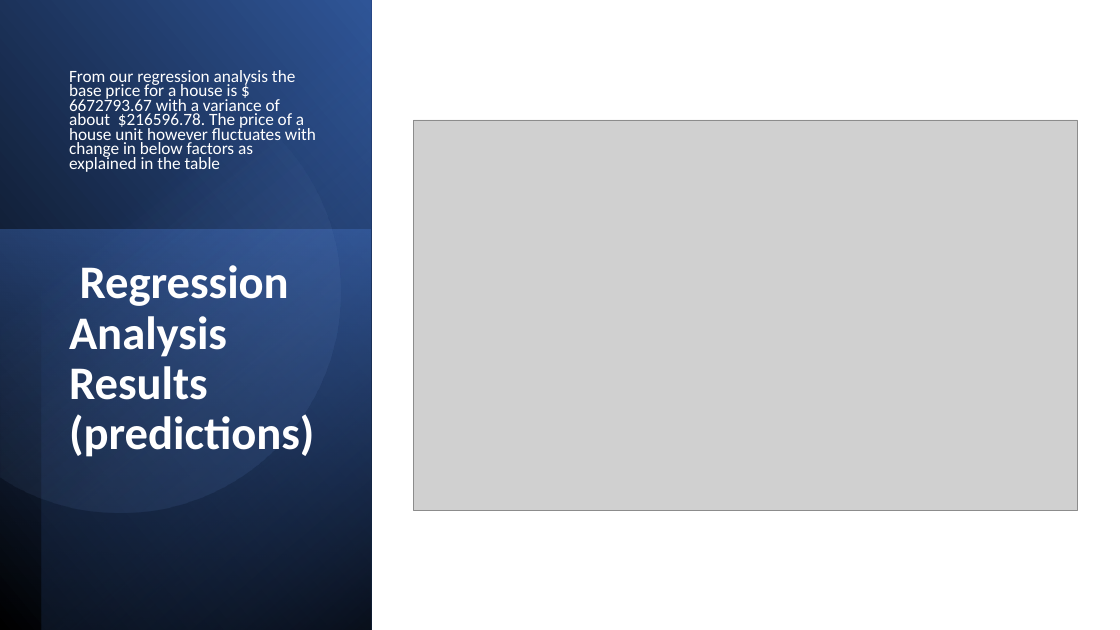
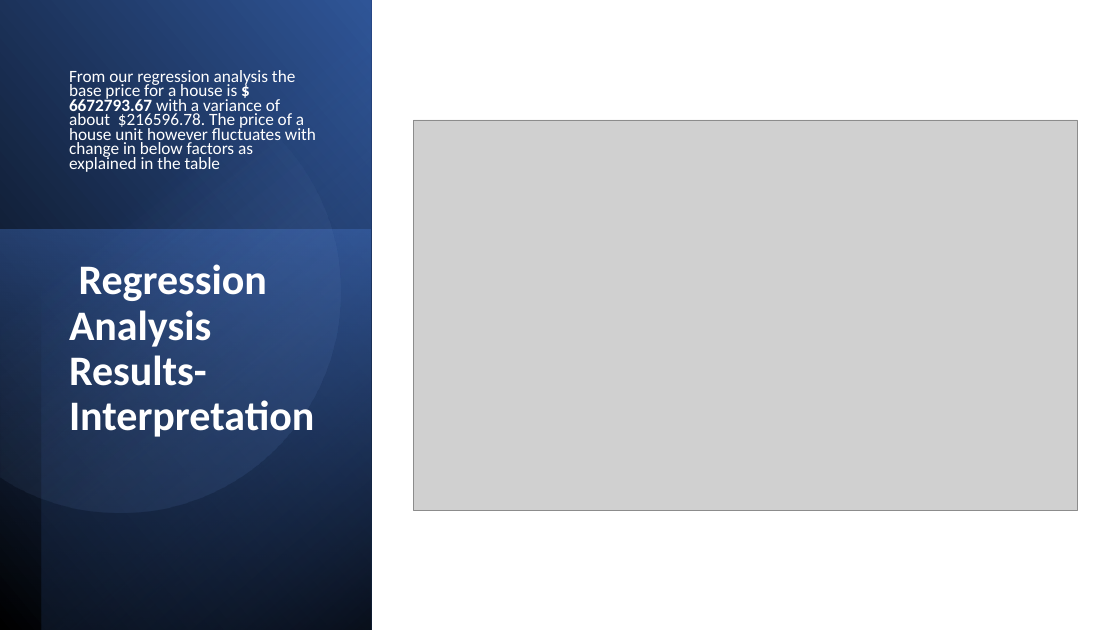
Before and after one commit to penina26/dsc-phase-2-project, a slide deck: slide 6 of Analysis of House Sales.pptx. Drawn at 1120x630 pixels with LibreOffice and Linux fonts; fonts in the diff are those of the drawing; grey boxes stand for pictures. Boxes give left, top, right and bottom in pixels: in the first picture for what was removed or moved away, otherwise in the second. Text is boxed around its words. In the diff, an @@ line names an element or a change of style, - is before the commit and + after.

```diff
--- a/Analysis of House Sales.pptx
+++ b/Analysis of House Sales.pptx
@@ subtitle "From our regression analysis the ..." at box(69, 70, 316, 172): bold on in "$ 6672793.67" @@
@@ title at box(69, 264, 314, 437): text changed; size 40 to 36 pt @@
-Regression Analysis Results
-(predictions)
+Regression Analysis Results-
+Interpretation
```
Also in this commit, not shown: 1 other slide changed, 5 other files.
